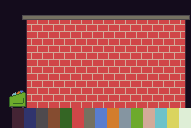
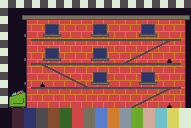
Comparing the layer stacks of the two (191, 128) images. Changes:
added layer "Grid" above "Fire Escape" over (0, 0, 191, 108)
painted on "Fire Escape" over (31, 39, 181, 108)
painted on "Background" over (24, 20, 185, 108)
